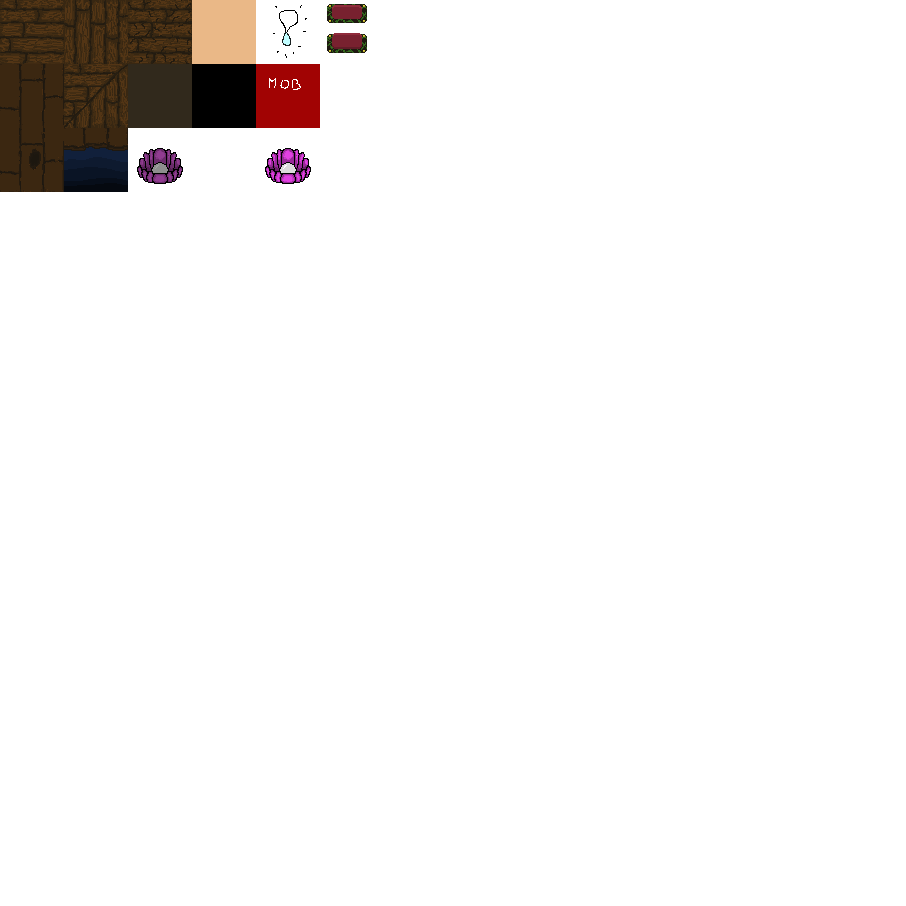
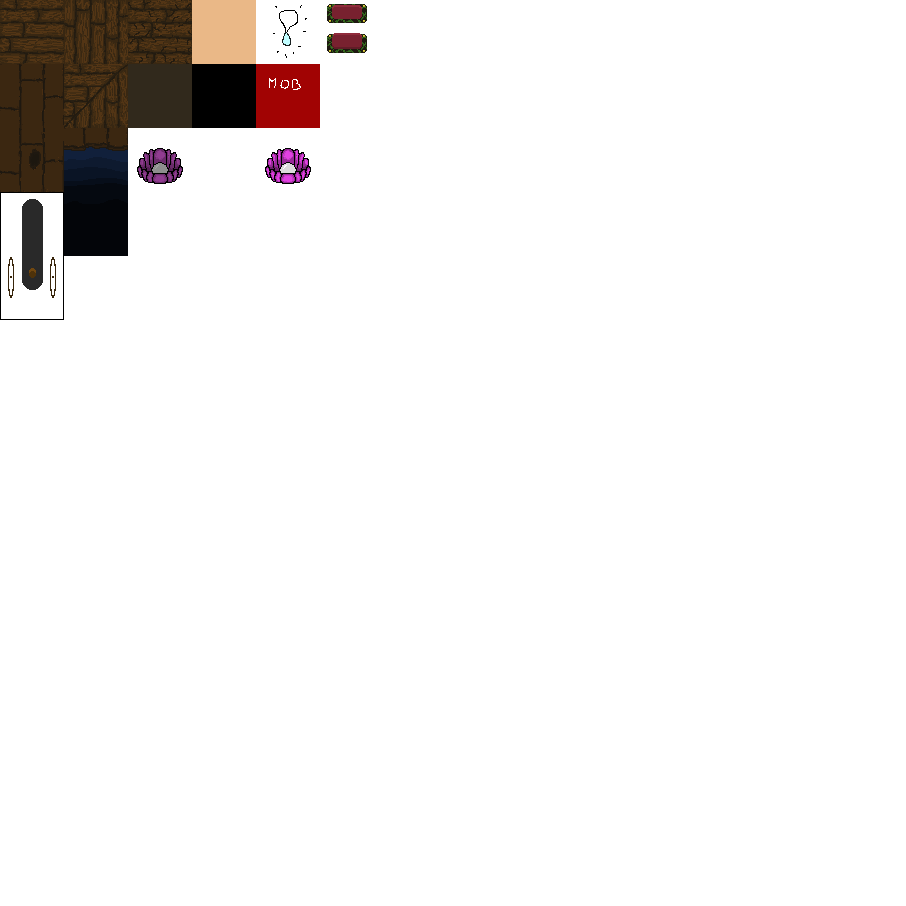
Before/after of a 906px x 906px layered artwork. What changed in the layer stack:
added layer "Calque 11" above "Calque 9" over [0, 192, 64, 320]
painted on "Calque 9" over [64, 192, 128, 256]
